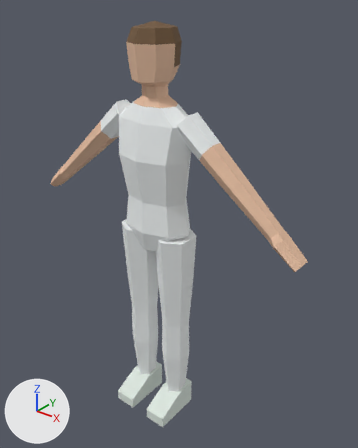
Before and after pictures for a commit that changed the FBX model Assets/Character/Nurse_Male_White/Nurse_Male_White.fbx.
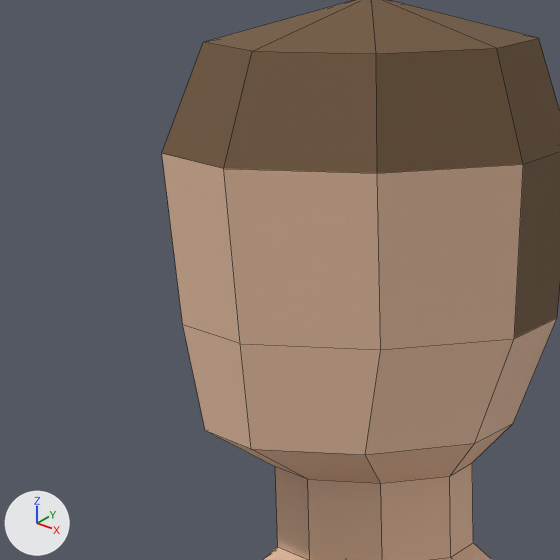
There are two pictures of each version: one whole from a camera (50 mm lens) standing at (1.289, -1.464, 1.922) and looking at (0.064, 0.067, 0.973), one close up on the part from 29% to 50% of the width and 5% to 22% of the height. The lights are fixed; the arrows at lower left show +X, +Y and +Z. The last two pictures show the newer version. The close-ups show mesh edges as thin lines.

Names of what the first close-up shows: 'Nurse_Male_White'.
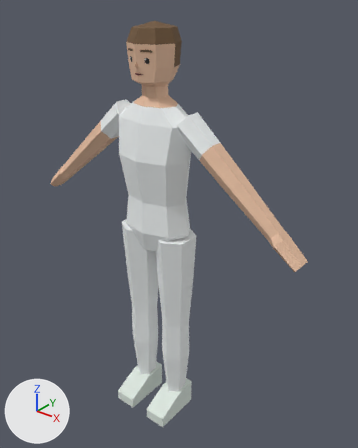
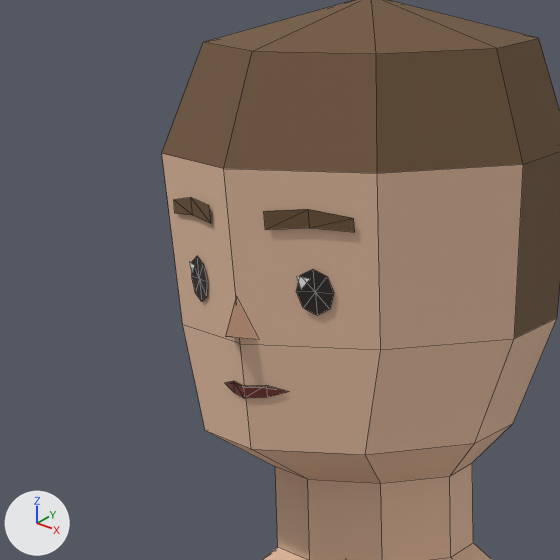
Boxes (x1, y1, x2, y2) around the edits, measured in the close-ups (560 x 560 px):
part 1 of me_nurse_male_white, added
    after: (174, 197, 355, 398)

The change, as a list of edits to the scene's bpy script:
```text
Add img_facepalette_png:
    img_facepalette_png = load_image('FacePalette.png', '../Face/FacePalette.png', 32, 16, 'sRGB')
Add mat_nurse_male_white_face:
    mat_nurse_male_white_face = principled_material('Nurse_Male_White_Face')
    mat_nurse_male_white_face.texture = img_facepalette_png
    mat_nurse_male_white_face.roughness = 0.55
Change me_nurse_male_white:
    used by ob_nurse_male_white; location = (0.0, 0.0, 0.0)
    remove me_nurse_male_white.from_pydata(...)  # 249 vertices, 228 faces; spans x -0.69..0.69, y -0.16..0.1, z 0.0..1.8
    add me_nurse_male_white.from_pydata(...)  # 329 vertices, 289 faces; spans x -0.69..0.69, y -0.16..0.1, z 0.0..1.8
    me_nurse_male_white part 1
    80 vertices are added at x -0.06..0.06, y -0.11..-0.08, z 1.62..1.71
    53 new faces join them, mat_nurse_male_white_face (picture img_facepalette_png)
    8 new faces join them, mat_nurse_male_white_hair (brown #6f5538)
    add me_nurse_male_white.materials.append(mat_nurse_male_white_face)  # picture img_facepalette_png
```
